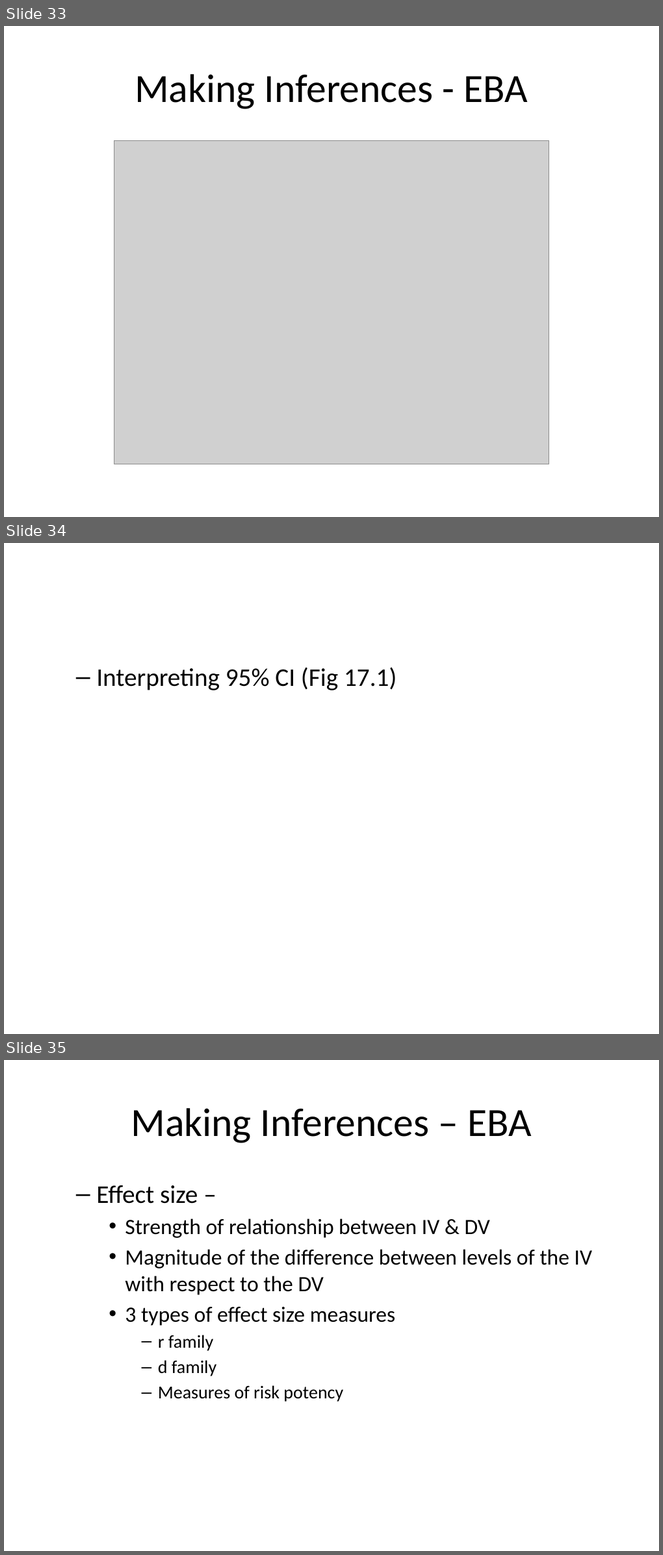
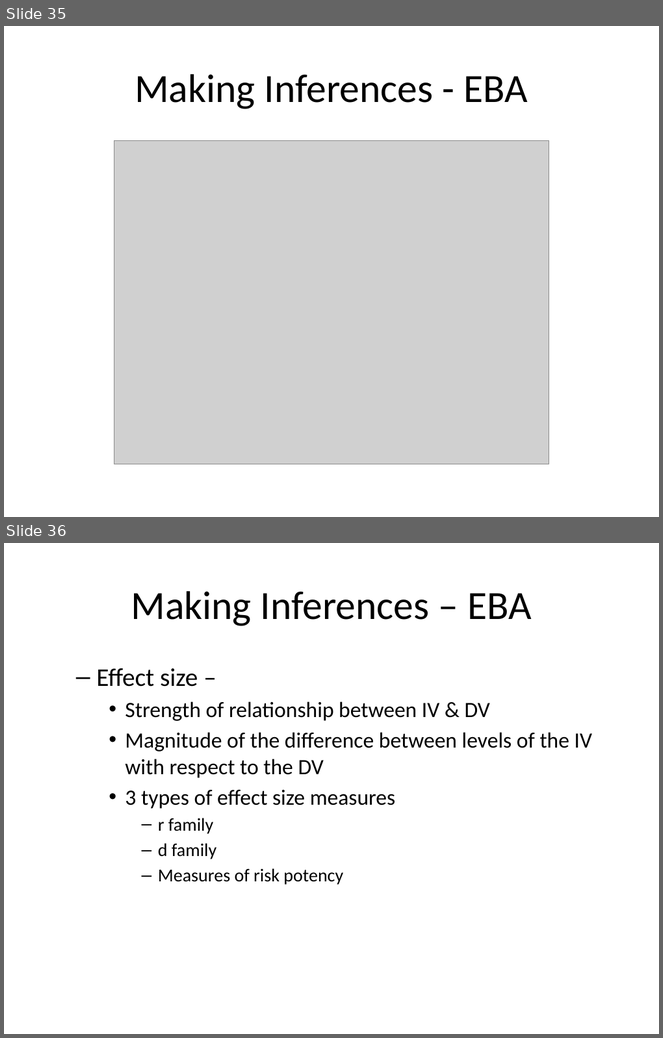
Before and after one commit to classes-medb/5510, a slide deck: doc/video-12-data-analysis.pptx. Shown one above the other, each under a label of ours: slides 33, 34 and 35 before the commit, slides 35 and 36 after it. The pictures are 663x1555 and 663x1038 pixels, drawn with LibreOffice and Linux fonts; fonts in the diff are those of the drawing; grey boxes stand for pictures. Boxes give left, top, right and bottom in pixels: in the first picture for what was removed or moved away, otherwise in the second. Text is boxed around its words. In the diff, an @@ line names an element or a change of style, - is before the commit and + after.

```diff
--- a/doc/video-12-data-analysis.pptx
+++ b/doc/video-12-data-analysis.pptx
@@ slide 34 removed at (4,543,659,1034), background #FFFFFF @@
@@ text removed at (96,667,397,691) @@
-  – Interpreting 95% CI (Fig 17.1)
@@ what was slide 33 is now slide 35 @@
@@ what was slide 35 is now slide 36 @@
```
Also in this commit, not shown: 4 slides changed, 4 slides added, 3 other slides removed, 1 other file.
